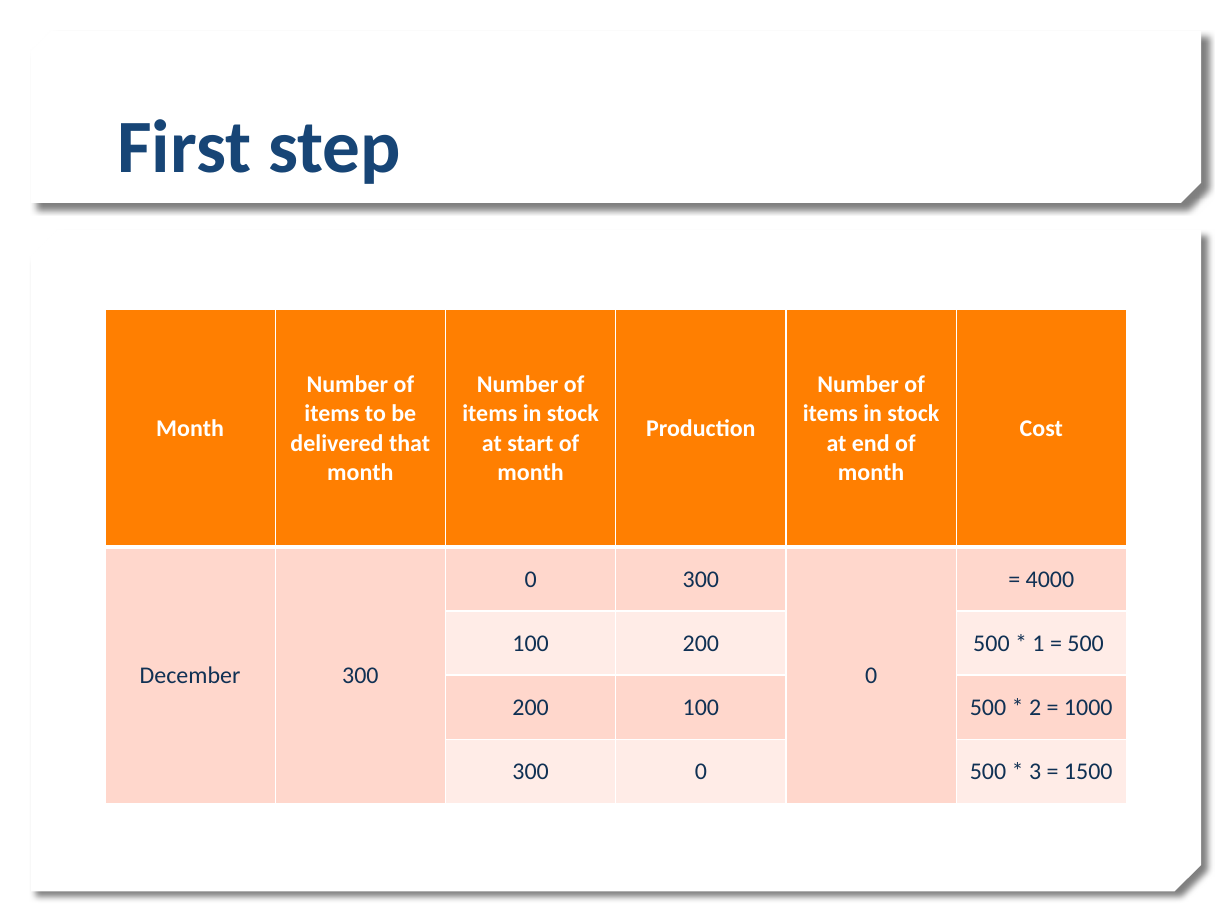
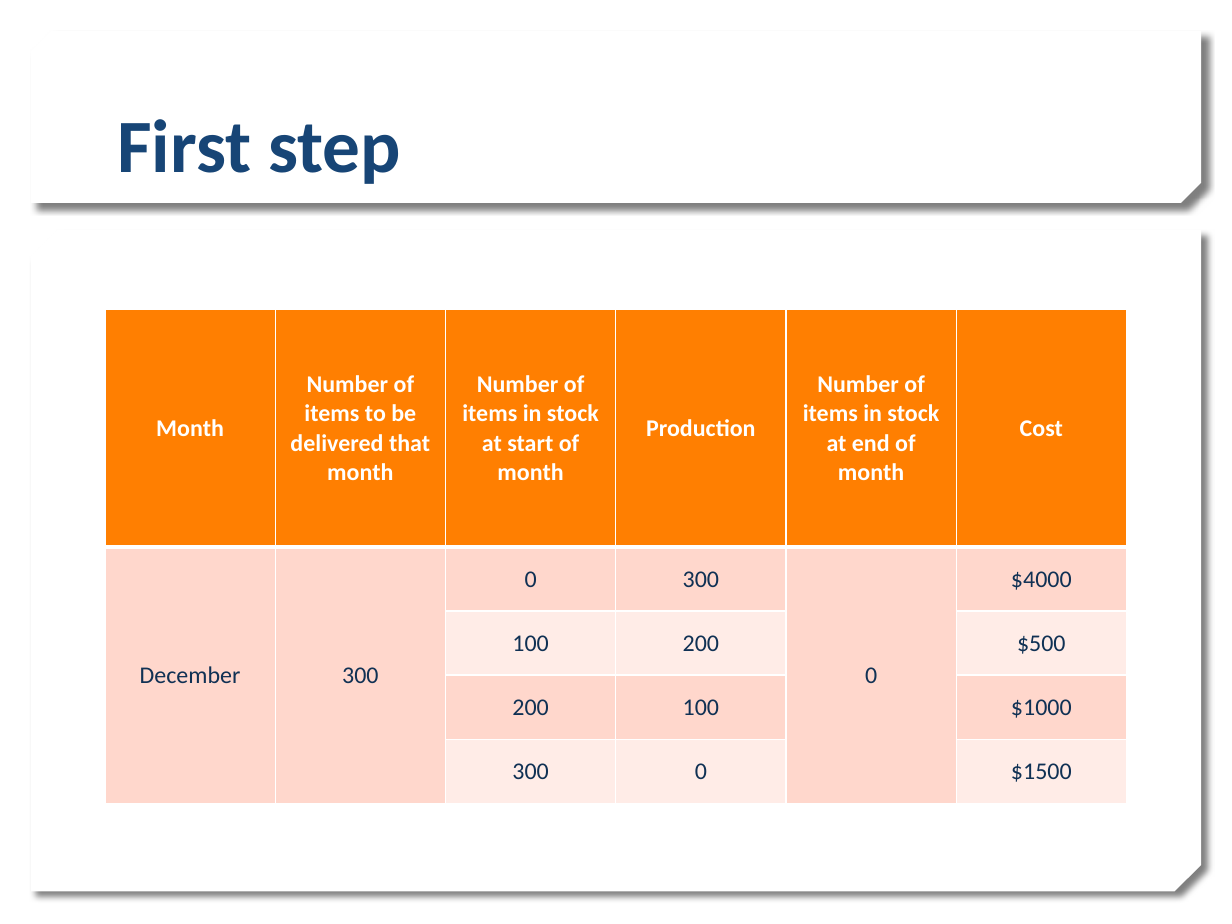
Before and after one commit to rirypheng/dynamic-programming, a slide deck: slide 9 of DP - Warehouse Problem.pptx. Drawn at 1232x924 pixels with LibreOffice and Linux fonts; fonts in the diff are those of the drawing; background and template pictures are left out. Boxes give left, top, right and bottom in pixels: in the first picture for what was removed or moved away, otherwise in the second. Text is boxed around its words. In the diff, an @@ line names an element or a change of style, - is before the commit and + after.

```diff
--- a/DP - Warehouse Problem.pptx
+++ b/DP - Warehouse Problem.pptx
@@ table at [105,309,1125,803] @@
-row 2, column 6: = 4000
+row 2, column 6: $4000
-row 3, column 6: 500 * 1 = 500
+row 3, column 6: $500
-row 4, column 6: 500 * 2 = 1000
+row 4, column 6: $1000
-row 5, column 6: 500 * 3 = 1500
+row 5, column 6: $1500
```
Also in this commit, not shown: 2 other slides changed.
